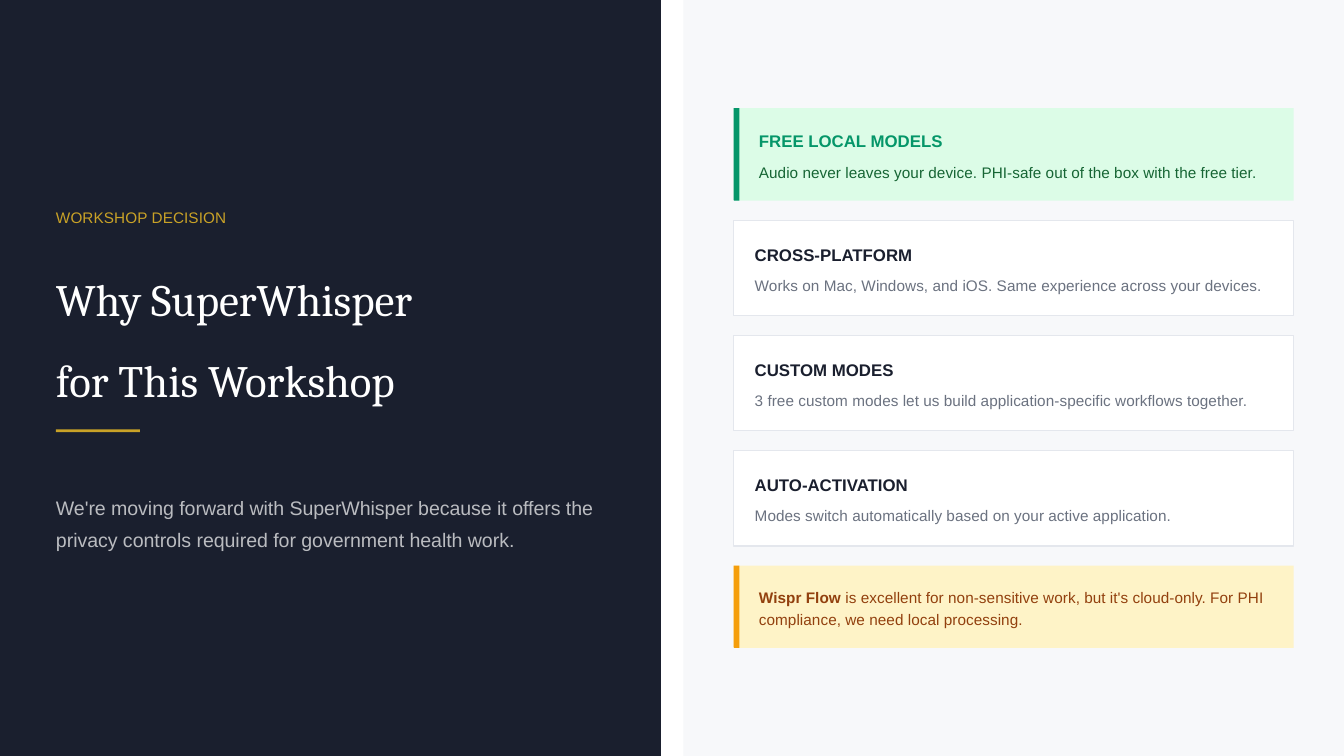
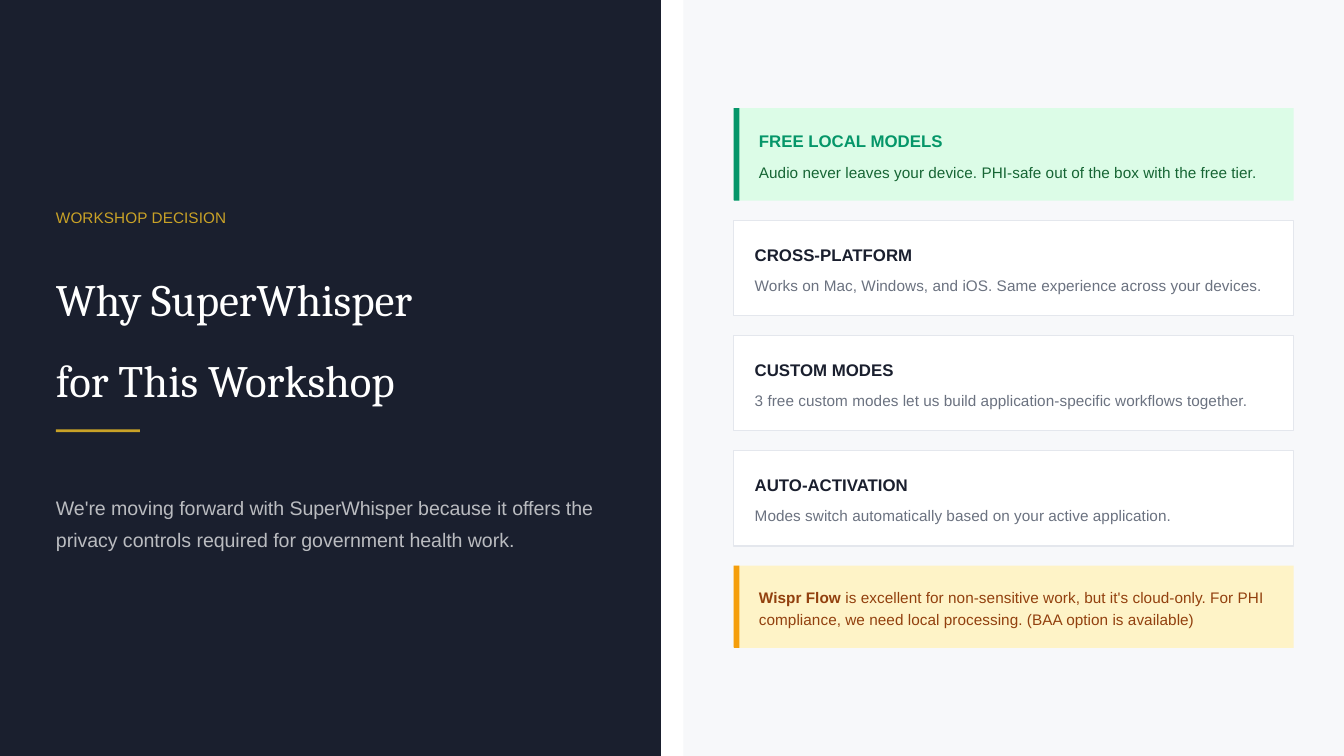
Before and after one commit to crypticpy/voice-control, a slide deck: slide 13 of Voice_AI_Workflows_Part1_CORE.pptx. Drawn at 1344x756 pixels with LibreOffice and Linux fonts; fonts in the diff are those of the drawing. Boxes give left, top, right and bottom in pixels: in the first picture for what was removed or moved away, otherwise in the second. Text is boxed around its words. In the diff, an @@ line names an element or a change of style, - is before the commit and + after.

```diff
--- a/Voice_AI_Workflows_Part1_CORE.pptx
+++ b/Voice_AI_Workflows_Part1_CORE.pptx
@@ text at [759,592,1264,628]: text changed @@
-Wispr Flow is excellent for non-sensitive work, but it's cloud-only. For PHI compliance, we need local processing.
+Wispr Flow is excellent for non-sensitive work, but it's cloud-only. For PHI compliance, we need local processing. (BAA option is available)
```
Also in this commit, not shown: 8 other slides changed, 14 slides added, 42 other files.
